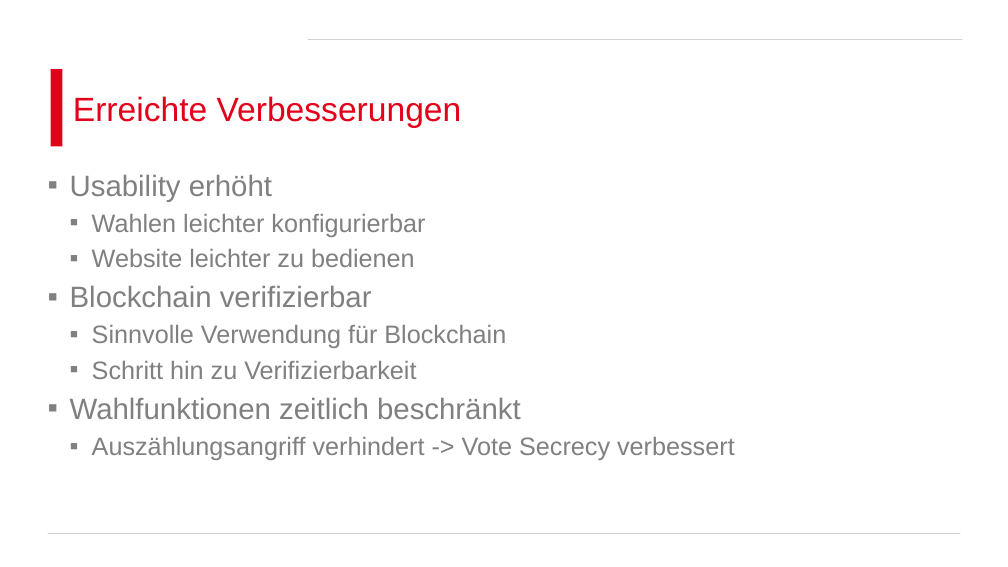
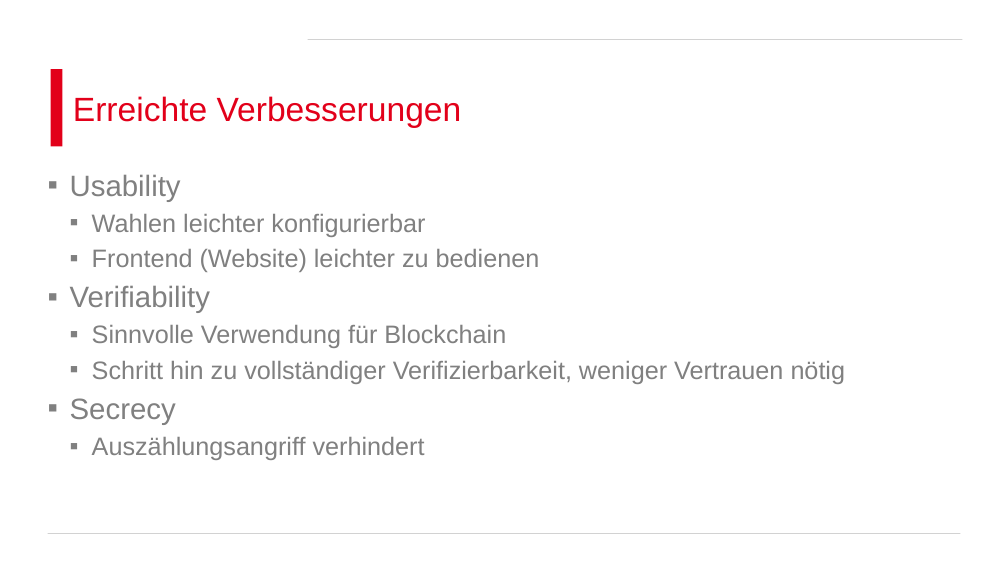
Before and after one commit to ChristophB1207/Block_E-Voting, a slide deck: slide 10 of Dokumente/Präsentation.pptx. Drawn at 1008x567 pixels with LibreOffice and Linux fonts; fonts in the diff are those of the drawing; background and template pictures are left out. Boxes give left, top, right and bottom in pixels: in the first picture for what was removed or moved away, otherwise in the second. Text is boxed around its words. In the diff, an @@ line names an element or a change of style, - is before the commit and + after.

```diff
--- a/Dokumente/Präsentation.pptx
+++ b/Dokumente/Präsentation.pptx
@@ text at [70, 175, 181, 201]: text changed @@
-▪ Usability erhöht
+▪ Usability
@@ text at [70, 249, 540, 313]: text changed @@
-  ▪ Website leichter zu bedienen
-▪ Blockchain verifizierbar
+  ▪ Frontend (Website) leichter zu bedienen
+▪ Verifiability
@@ text at [70, 361, 846, 460]: text changed @@
-  ▪ Schritt hin zu Verifizierbarkeit
-▪ Wahlfunktionen zeitlich beschränkt
-  ▪ Auszählungsangriff verhindert -> Vote Secrecy verbessert
+  ▪ Schritt hin zu vollständiger Verifizierbarkeit, weniger Vertrauen nötig
+▪ Secrecy
+  ▪ Auszählungsangriff verhindert
```
Also in this commit, not shown: 2 other slides changed, 9 other files.
